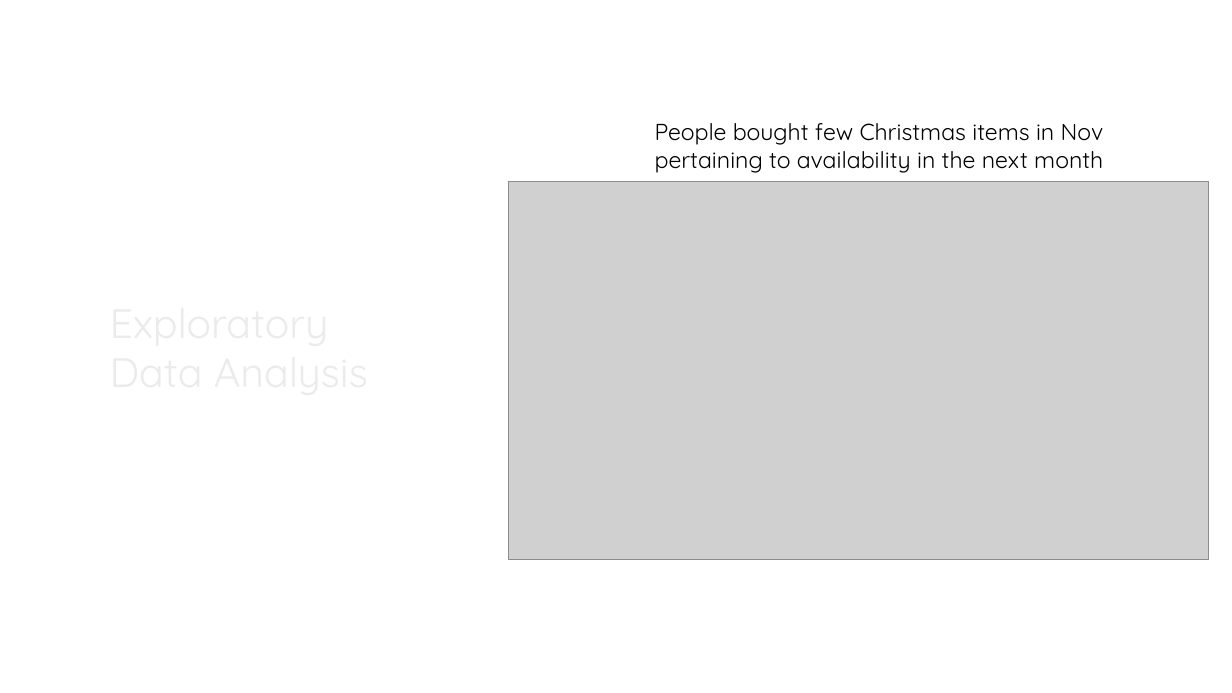
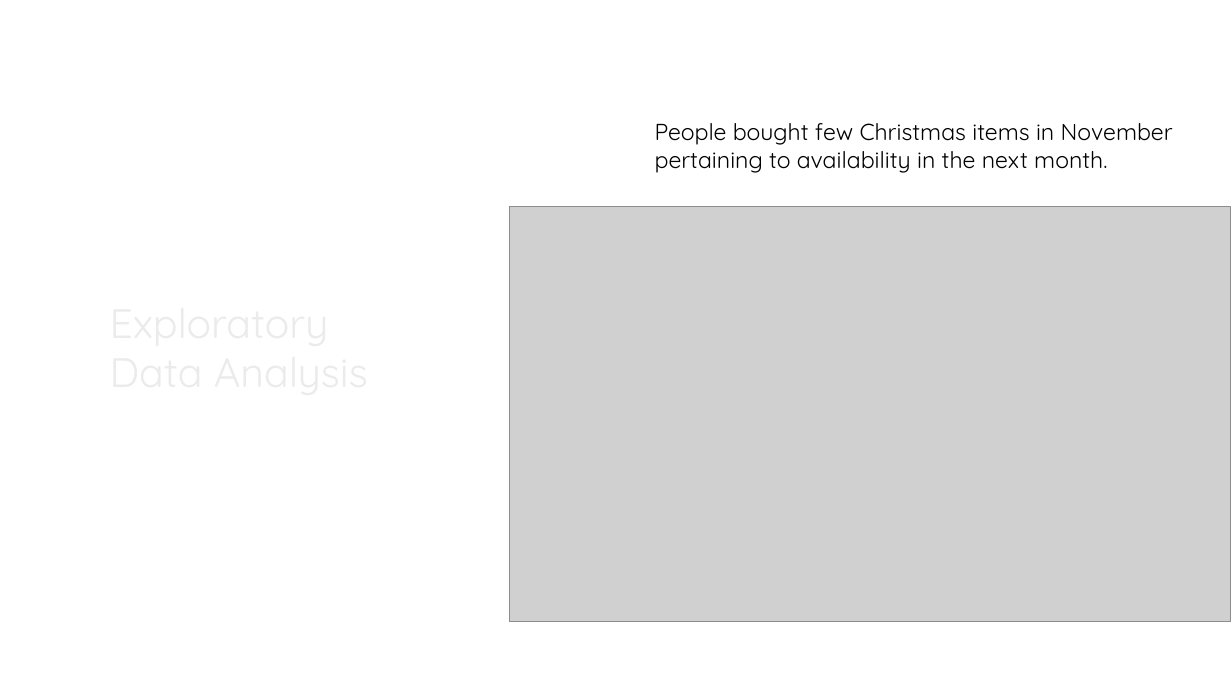
Before and after one commit to advait22/salesAnalysis, a slide deck: slide 11 of sales.pptx. Drawn at 1232x693 pixels with LibreOffice and Linux fonts; fonts in the diff are those of the drawing; grey boxes stand for pictures; background and template pictures are left out. Boxes give left, top, right and bottom in pixels: in the first picture for what was removed or moved away, otherwise in the second. Text is boxed around its words. In the diff, an @@ line names an element or a change of style, - is before the commit and + after.

```diff
--- a/sales.pptx
+++ b/sales.pptx
@@ text at (655, 123, 1173, 173): text changed @@
-People bought few Christmas items in Nov pertaining to availability in the next month
+People bought few Christmas items in November pertaining to availability in the next month.
@@ picture: place and size @@
-picture at (509, 182, 1209, 559)
+picture at (509, 206, 1230, 621)
```
Also in this commit, not shown: 2 other slides changed, 1 other file.
